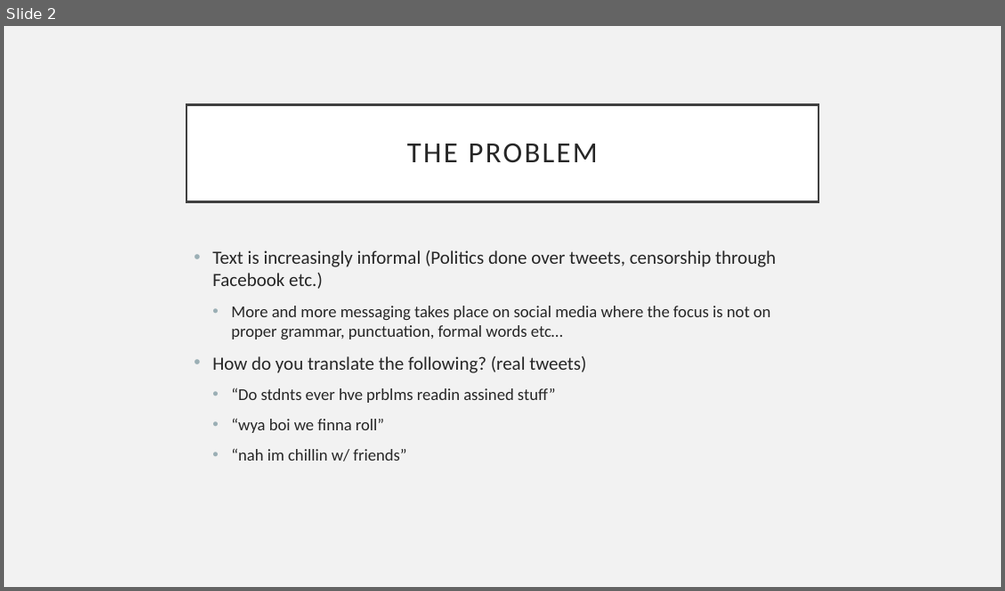
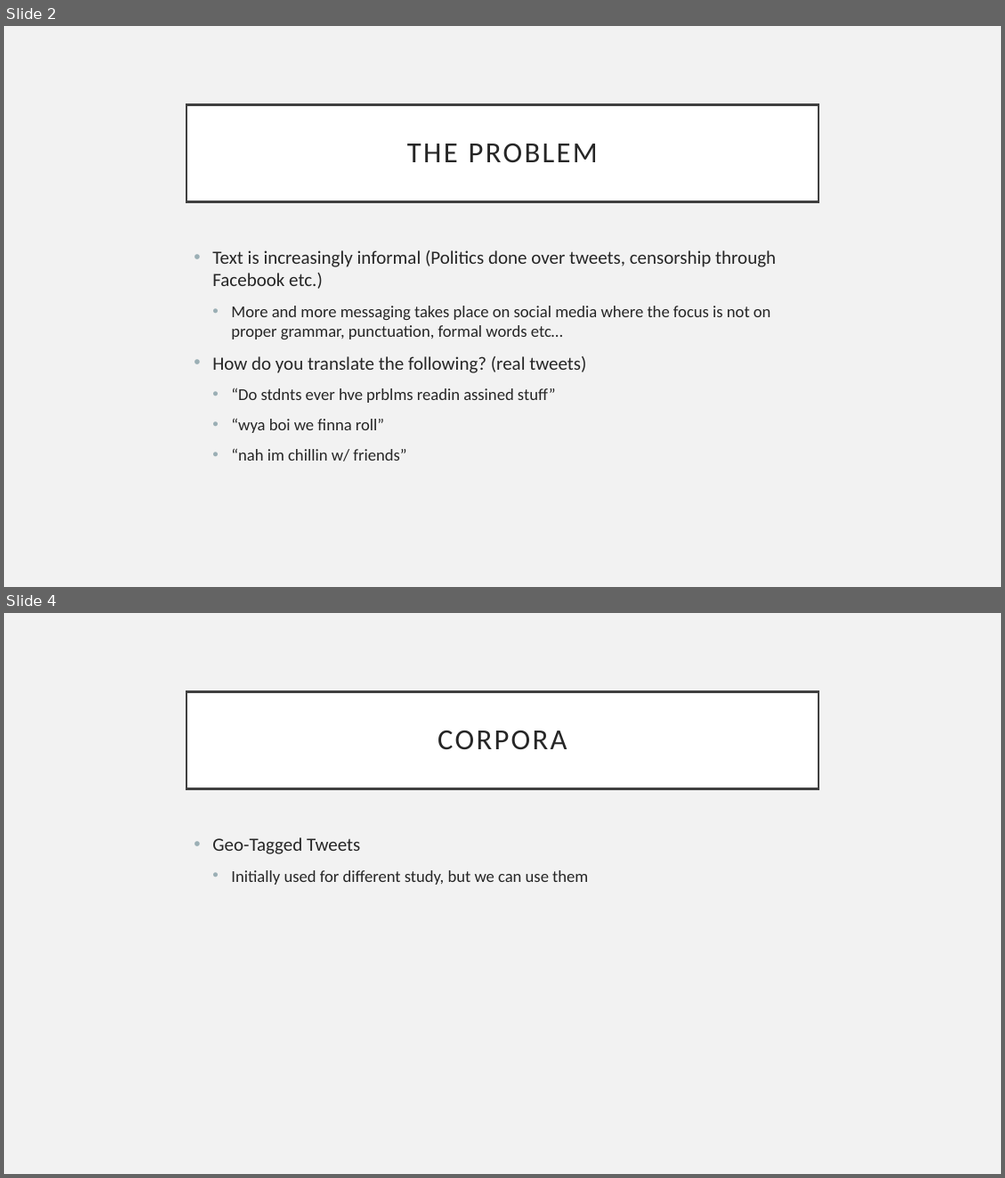
Before and after one commit to SanatDeshpande/Machine-Translation, a slide deck: FinalProject/Presentation1.pptx. Shown one above the other, each under a label of ours: slide 2 before the commit, slides 2 and 4 after it; the slides between them are not shown. The pictures are 1005x591 and 1005x1178 pixels, drawn with LibreOffice and Linux fonts; fonts in the diff are those of the drawing. Boxes give left, top, right and bottom in pixels: in the first picture for what was removed or moved away, otherwise in the second. Text is boxed around its words. In the diff, an @@ line names an element or a change of style, - is before the commit and + after.

```diff
--- a/FinalProject/Presentation1.pptx
+++ b/FinalProject/Presentation1.pptx
@@ slide 4 added at bbox=[4, 613, 1001, 1174], background #F2F2F2 @@
@@ title added at bbox=[186, 691, 818, 788], fill #FFFFFF, outline #404040 2.5 pt, 28 pt, text #262626 @@
+CORPORA
@@ text added at bbox=[212, 837, 588, 884], 16 pt, text #262626 @@
+• Geo-Tagged Tweets
+  • Initially used for different study, but we can use them
```
Also in this commit, not shown: 1 slide changed.
